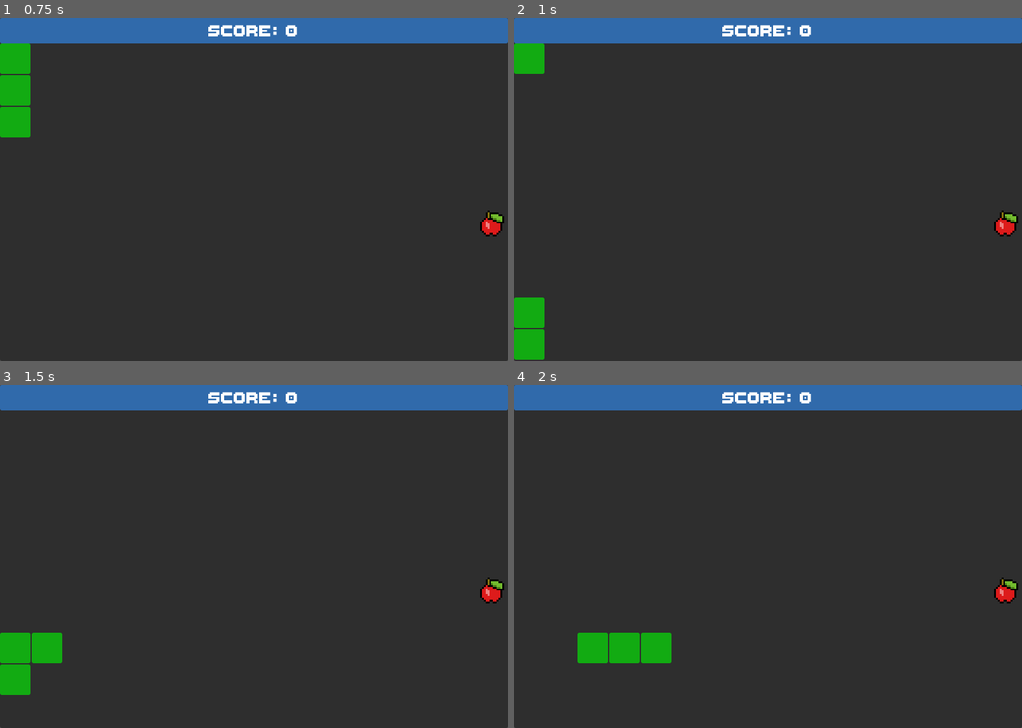
Above: before the commit, frames 1-4 (two rows, left to right).
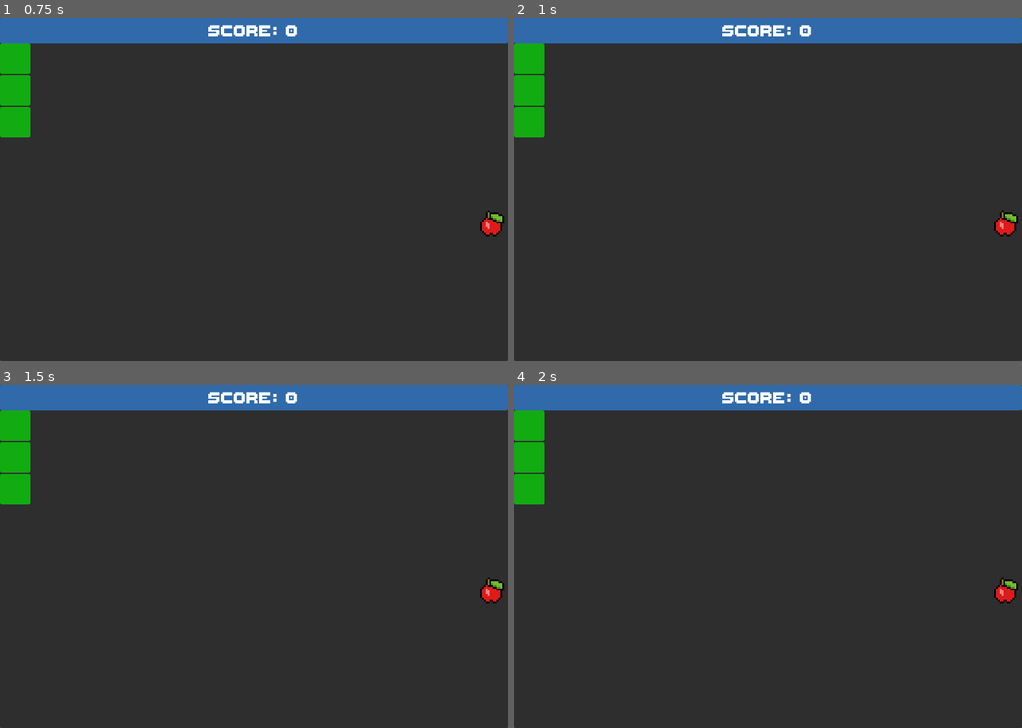
Above: after the commit, the same moments.

Repository: WyattHapper/MACS-Hackathon-2026
Game: Godot game, scene res://MainMenu/main_menu.tscn
The game is run twice, just before and just after one commit, with the same random seed, the same clock (stepped at 60 frames per second) and the same inputs.
Inputs:
- Up to frame 1 (0.75 s): click "Start" at 0.5 s
- Up to frame 2 (1 s): no input
- Up to frame 3 (1.5 s): hold D (move_right) from 1.28 s (still down)
- Up to frame 4 (2 s): keep holding D (move_right)

Frame 1 is identical in both runs. In frame 2, 2.1% of the frame differs, in the area x 0-6%, y 16-100%; in frame 3, 3.2%, in the area x 0-13%, y 7-91%; in frame 4, 3.2%.
Error after the commit: Cannot call method 'add_to_group' on a null value. (res://Snake/snake_script.gd:90)

Commit message:
Snake collision setup

Diff:
--- /dev/null
+++ b/hackathon-2026/Snake/snake_area.gd
@@ -0,0 +1,8 @@
+extends Area2D
+
+signal snake_collide
+
+func _on_area_entered(area: Area2D) -> void:
+	if area.is_in_group("snake"):
+		snake_collide.emit()
+		queue_free()
--- a/hackathon-2026/Snake/snake_cell.tscn
+++ b/hackathon-2026/Snake/snake_cell.tscn
@@ -1,4 +1,6 @@
 [gd_scene format=3 uid="uid://sgh4qoygpaqc"]
+
+[ext_resource type="Script" uid="uid://dog0erham8idu" path="res://Snake/snake_area.gd" id="1_64tlk"]
 
 [sub_resource type="RectangleShape2D" id="RectangleShape2D_mygop"]
 size = Vector2(48, 48)
@@ -6,12 +8,15 @@
 [node name="SnakeCell" type="Node2D" unique_id=801758434]
 modulate = Color(0, 11.35845, 0, 1)
 
-[node name="Area2D" type="Area2D" parent="." unique_id=1647438759]
+[node name="SnakeArea" type="Area2D" parent="." unique_id=1647438759]
+script = ExtResource("1_64tlk")
 
-[node name="Panel" type="Panel" parent="Area2D" unique_id=1107111646]
+[node name="Panel" type="Panel" parent="SnakeArea" unique_id=1107111646]
 offset_right = 48.0
 offset_bottom = 48.0
 
-[node name="CollisionShape2D" type="CollisionShape2D" parent="Area2D" unique_id=1910471029]
+[node name="CollisionShape2D" type="CollisionShape2D" parent="SnakeArea" unique_id=1910471029]
 position = Vector2(24, 24)
 shape = SubResource("RectangleShape2D_mygop")
+
+[connection signal="area_entered" from="SnakeArea" to="SnakeArea" method="_on_area_entered"]
--- a/hackathon-2026/Snake/snake_script.gd
+++ b/hackathon-2026/Snake/snake_script.gd
@@ -88,7 +88,12 @@
 		snake_cells[0].remove_from_group("snake_head")
 
 	snake_cell.get_node("Area2D").add_to_group("snake_head")
+	snake_cell.get_node("Area2D").add_to_group("snake")
+	snake_cell.snake_collide.connect(_on_snake_collide)
 	snake_cells.push_front(snake_cell)
+
+func _on_snake_collide():
+	pass
 
 func ate_apple() -> void:
 	just_ate = true;
Not shown, added: hackathon-2026/Snake/snake_area.gd.uid
